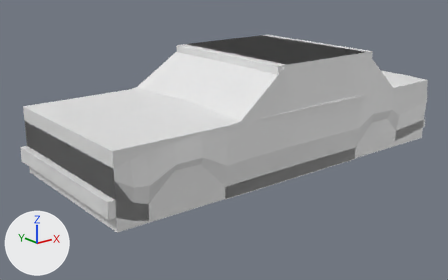
A saved change to the glTF model assets/models/default.glb.
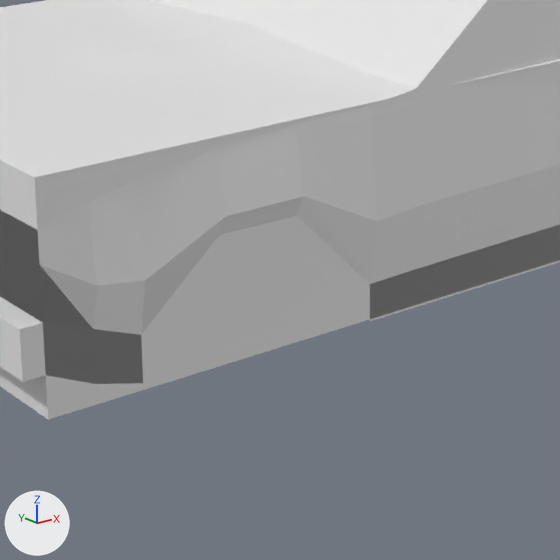
Old and new are each drawn whole from a 50 mm camera at (-3.842, -4.515, 2.031) aimed at (-0.196, 0.043, 0.208) and again close up on the part from 23% to 65% of the width and 33% to 100% of the height. Lighting does not change. The marker at lower left points along +X, +Y and +Z. The last two pictures show the newer version. Materials are left out; every surface is plain grey. Where no turn or scale is listed for an object, it has been applied to the vertices.

Names of what the first close-up shows: 'chassis', 'cube'.
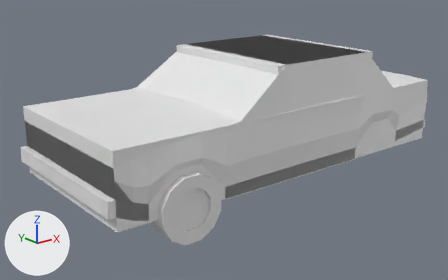
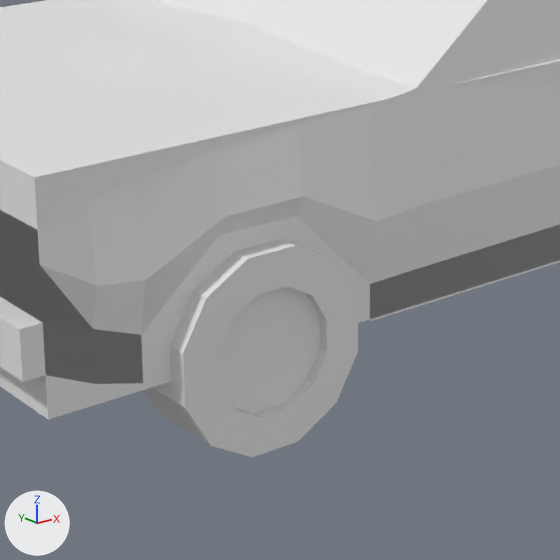
Commit message: Add a wheel mesh to the default car model

Boxes (x1, y1, x2, y2) around the edits, measured in the close-ups (560 x 560 px):
'wheel', added: after (143, 239, 358, 457)

Edits to the bpy script that builds the scene:
```text
Add me_mesh_1_1:
    me_mesh_1_1.from_pydata(...)  # 50 vertices, 96 faces; spans x -0.281..0.281, y 0.125..0.375, z -0.281..0.281
Add ob_wheel:
    ob_wheel = bpy.data.objects.new('wheel', me_mesh_1_1)
    ob_wheel.location = (-1.238, -1.0, 0.062)
```
